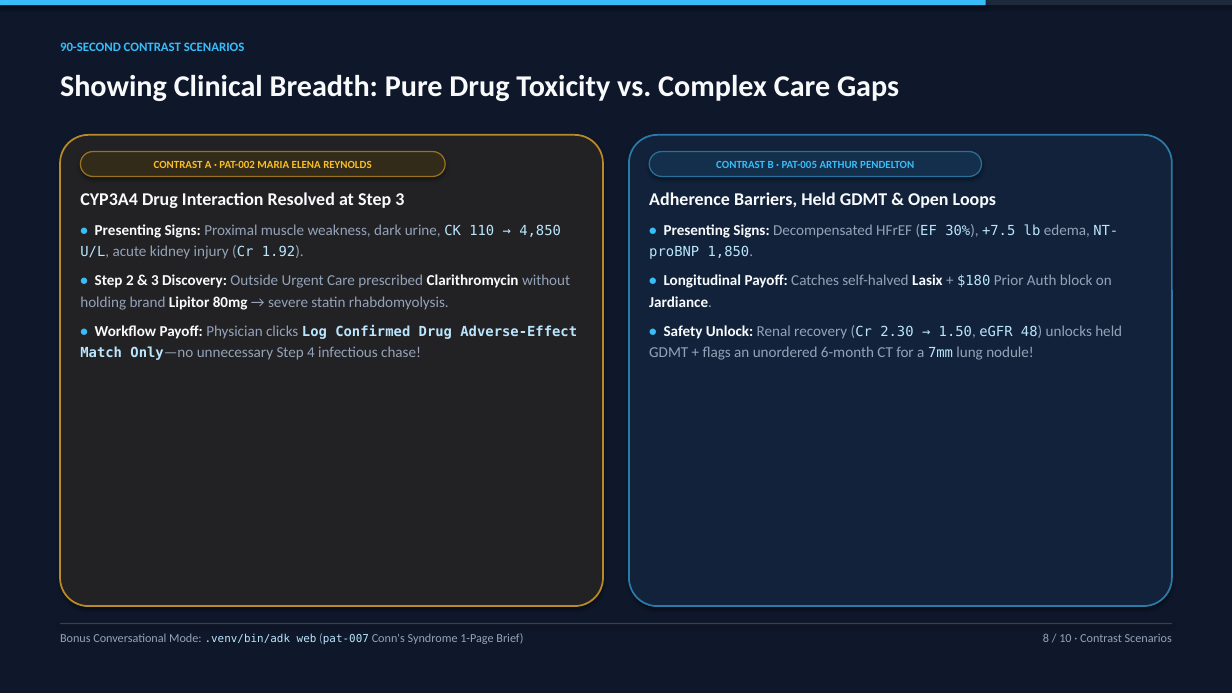
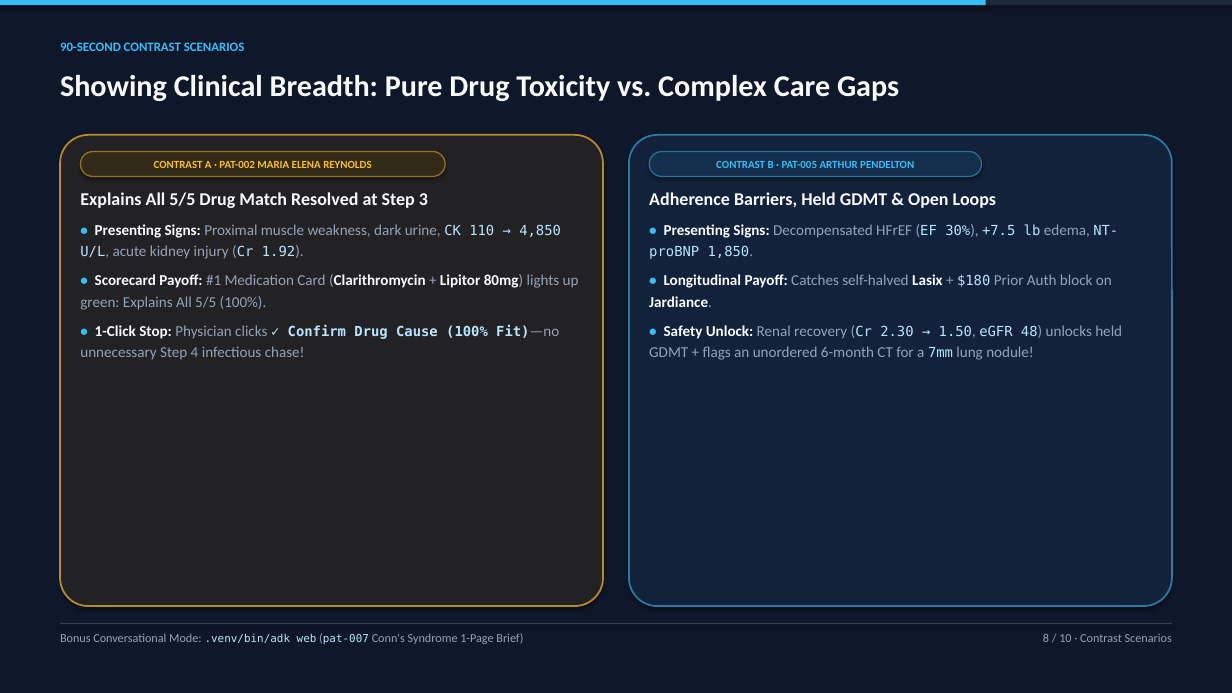
Before and after one commit to Sivaram0606/AI-PhysicianSupport, a slide deck: slide 8 of DEMO_SLIDES.pptx. Drawn at 1232x693 pixels with LibreOffice and Linux fonts; fonts in the diff are those of the drawing. Boxes give left, top, right and bottom in pixels: in the first picture for what was removed or moved away, otherwise in the second. Text is boxed around its words. In the diff, an @@ line names an element or a change of style, - is before the commit and + after.

Commit message:
Update PPTX decks, HTML slides, docs, and 4-min narrated demo video for Competing Hypotheses Scorecard UI

```diff
--- a/DEMO_SLIDES.pptx
+++ b/DEMO_SLIDES.pptx
@@ text at (80,192,428,208): text changed @@
-CYP3A4 Drug Interaction Resolved at Step 3
+Explains All 5/5 Drug Match Resolved at Step 3
@@ text at (80,274,579,360): text changed @@
-• Step 2 & 3 Discovery: Outside Urgent Care prescribed Clarithromycin without holding brand Lipitor 80mg → severe statin rhabdomyolysis.
-• Workflow Payoff: Physician clicks Log Confirmed Drug Adverse-Effect Match Only—no unnecessary Step 4 infectious chase!
+• Scorecard Payoff: #1 Medication Card (Clarithromycin + Lipitor 80mg) lights up green: Explains All 5/5 (100%).
+• 1-Click Stop: Physician clicks ✓ Confirm Drug Cause (100% Fit)—no unnecessary Step 4 infectious chase!
```
Also in this commit, not shown: 6 other slides changed, 6 other files.
